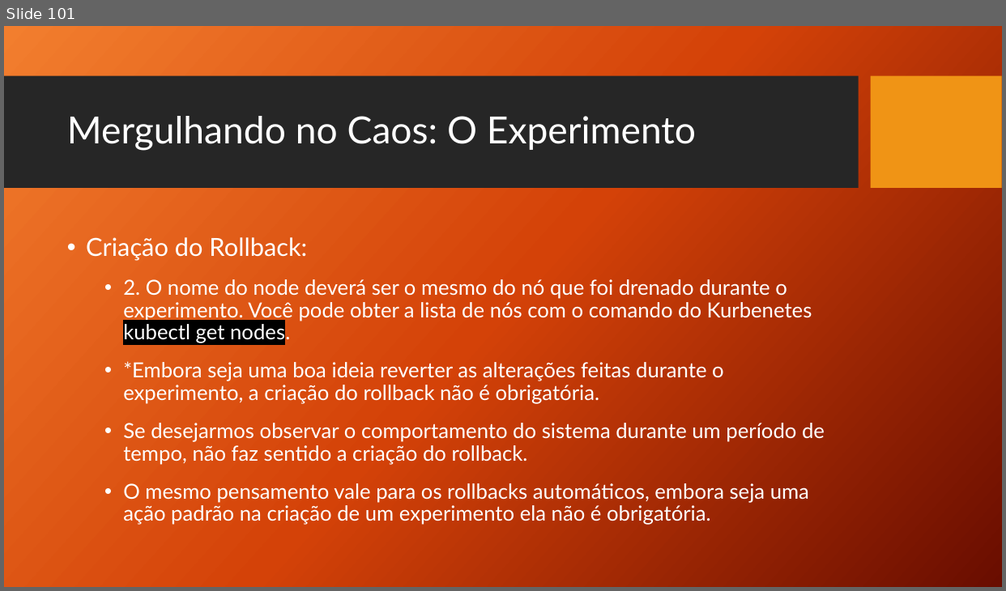
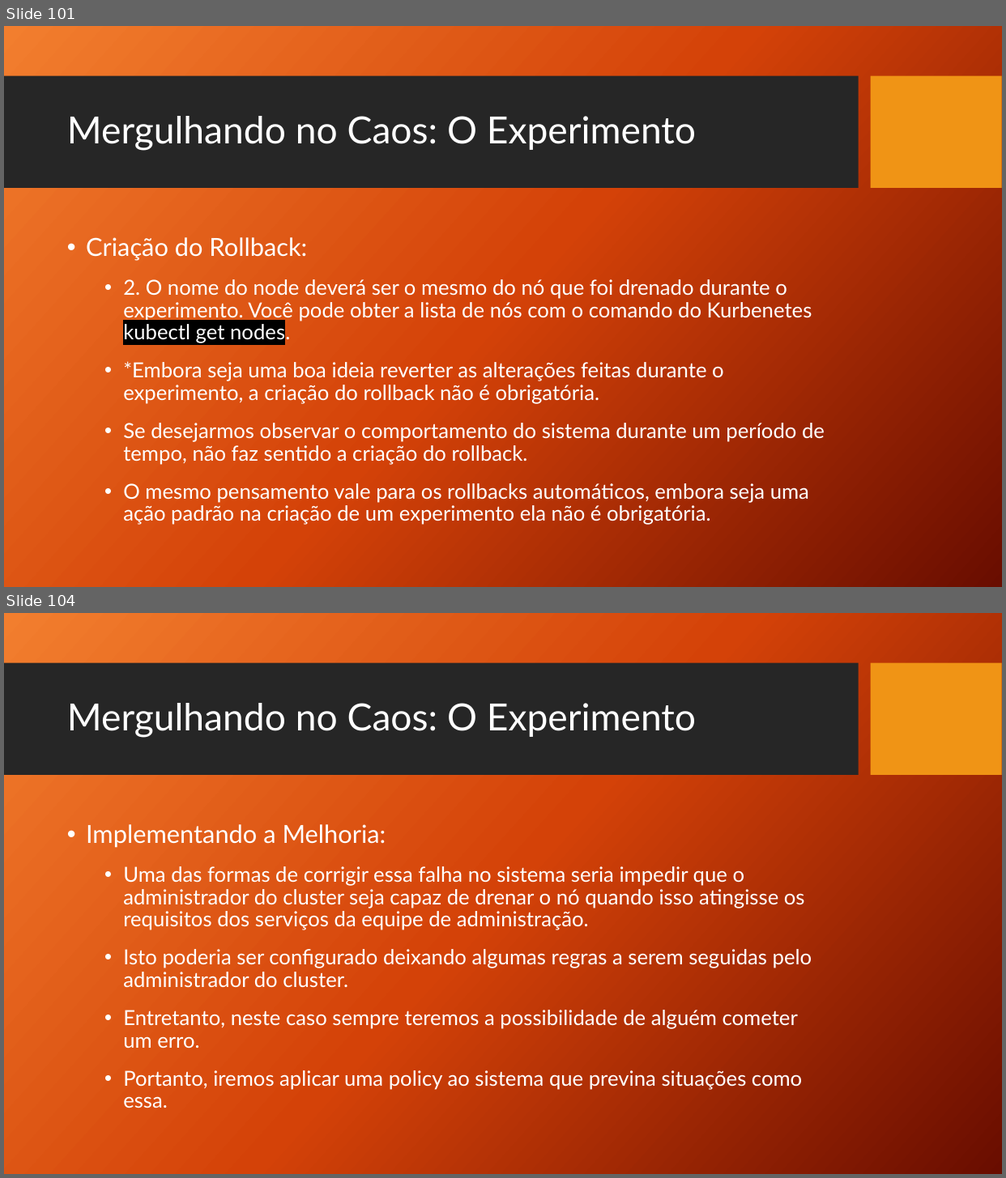
Before and after one commit to TCC-Chaos-Engineering/docs-chaos-engineering, a slide deck: docs/Chaos Engineering - Das Hipoteses aos Testes.pptx. Shown one above the other, each under a label of ours: slide 101 before the commit, slides 101 and 104 after it; the slides between them are not shown. The pictures are 1006x591 and 1006x1178 pixels, drawn with LibreOffice and Linux fonts; fonts in the diff are those of the drawing; background and template pictures are left out. Boxes give left, top, right and bottom in pixels: in the first picture for what was removed or moved away, otherwise in the second. Text is boxed around its words. In the diff, an @@ line names an element or a change of style, - is before the commit and + after.

```diff
--- a/docs/Chaos Engineering - Das Hipoteses aos Testes.pptx
+++ b/docs/Chaos Engineering - Das Hipoteses aos Testes.pptx
@@ slide 104 added at [4, 613, 1002, 1174], background picture (left out); not listed: 2 template elements that a slide beside it also shows @@
@@ title added at [67, 703, 696, 738], 36 pt, text #FFFFFF @@
+Mergulhando no Caos: O Experimento
@@ text added at [86, 824, 812, 1108], 20 pt, text #FFFFFF @@
+• Implementando a Melhoria:
+  • Uma das formas de corrigir essa falha no sistema seria impedir que o administrador do cluster seja capaz de drenar o nó quando isso atingisse os requisitos dos serviços da equipe de administração.
+  • Isto poderia ser configurado deixando algumas regras a serem seguidas pelo administrador do cluster.
+  • Entretanto, neste caso sempre teremos a possibilidade de alguém cometer um erro.
+  • Portanto, iremos aplicar uma policy ao sistema que previna situações como essa.
```
Also in this commit, not shown: 1 slide changed, 30 other slides added.
